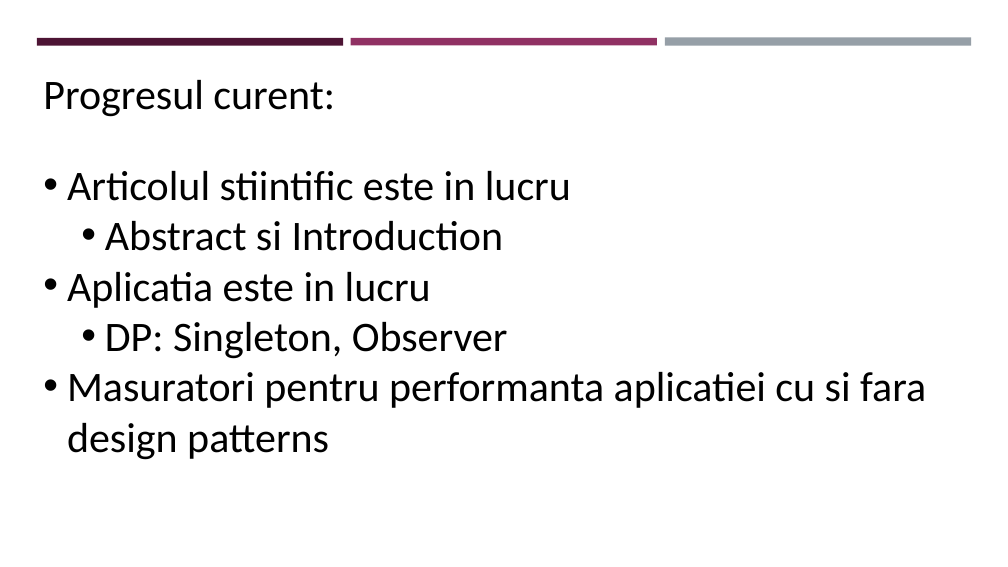
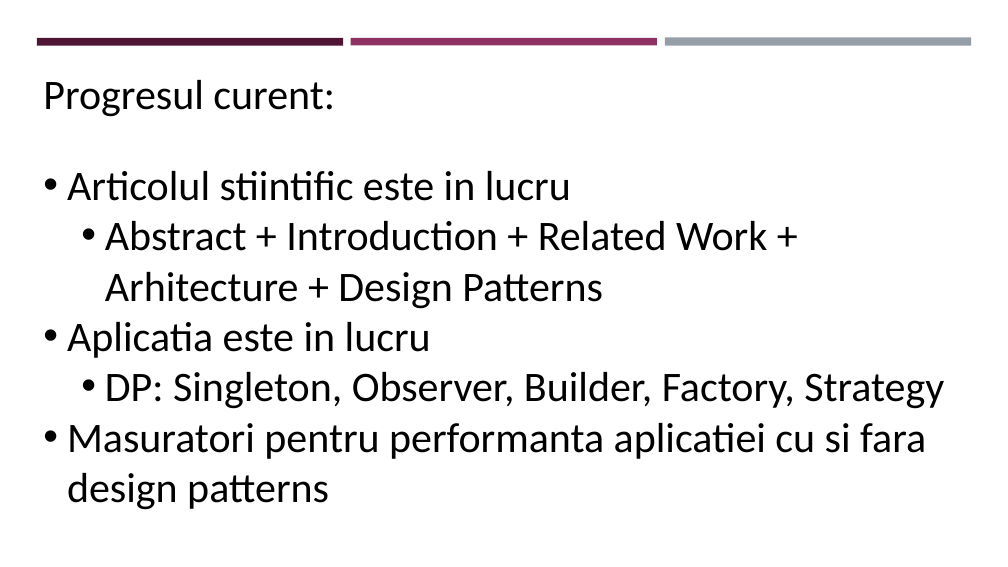
Before and after one commit to siot12/SASPS-Project, a slide deck: slide 2 of docs/Milestone 2.pptx. Drawn at 1008x567 pixels with LibreOffice and Linux fonts; fonts in the diff are those of the drawing. Boxes give left, top, right and bottom in pixels: in the first picture for what was removed or moved away, otherwise in the second. Text is boxed around its words. In the diff, an @@ line names an element or a change of style, - is before the commit and + after.

```diff
--- a/docs/Milestone 2.pptx
+++ b/docs/Milestone 2.pptx
@@ text at [105, 221, 767, 309]: text changed @@
-  • Abstract si Introduction
+  • Abstract + Introduction + Related Work + Arhitecture + Design Patterns
@@ text at [105, 372, 944, 409]: text changed @@
-  • DP: Singleton, Observer
+  • DP: Singleton, Observer, Builder, Factory, Strategy
```
Also in this commit, not shown: 3 other slides changed, 1 slide added, 1 slide removed.
